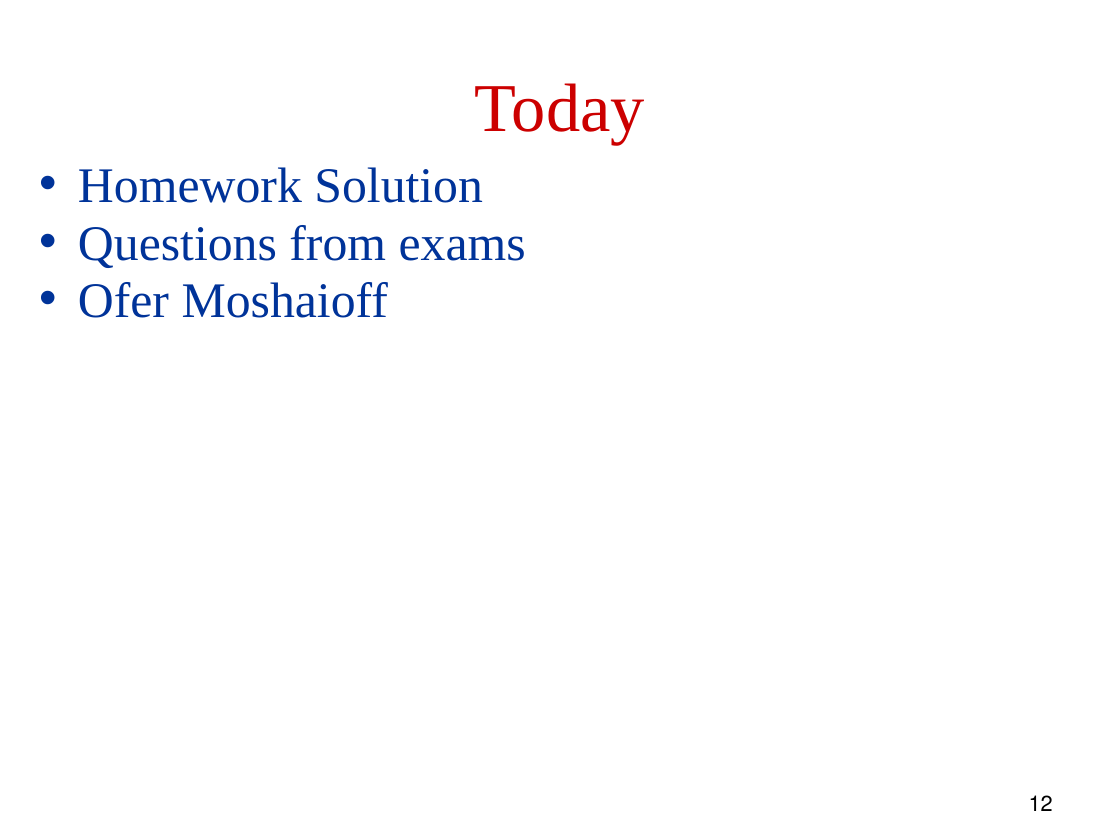
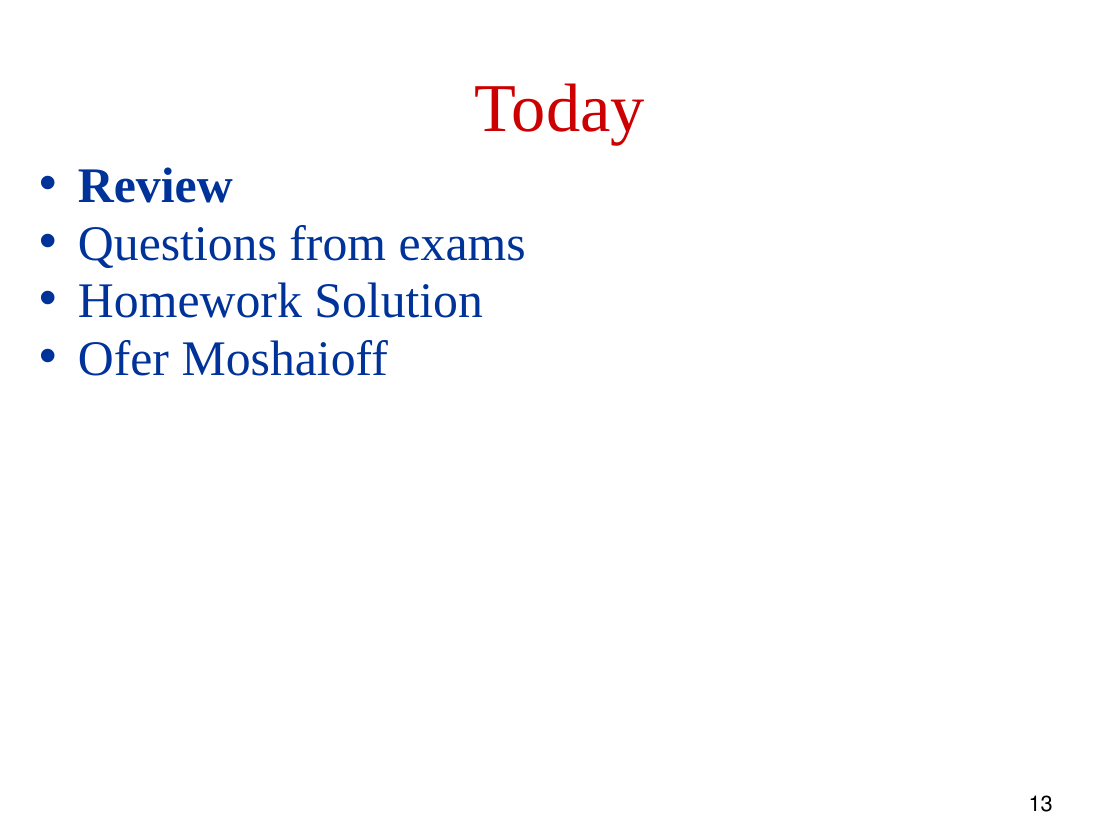
Before and after one commit to robintux/gip, a slide deck: slide 13 of Sessions/5/gip5.pptx (slide 12 before the commit). Drawn at 1120x840 pixels with LibreOffice and Linux fonts; fonts in the diff are those of the drawing. Boxes give left, top, right and bottom in pixels: in the first picture for what was removed or moved away, otherwise in the second. Text is boxed around its words. In the diff, an @@ line names an element or a change of style, - is before the commit and + after.

```diff
--- a/Sessions/5/gip5.pptx
+++ b/Sessions/5/gip5.pptx
@@ text at (78, 167, 526, 268): paragraphs added @@
+• Review
+• Questions from exams
@@ page number at (1029, 795, 1053, 812): text changed @@
-12
+13
```
Also in this commit, not shown: 14 other slides changed, 1 slide added.
